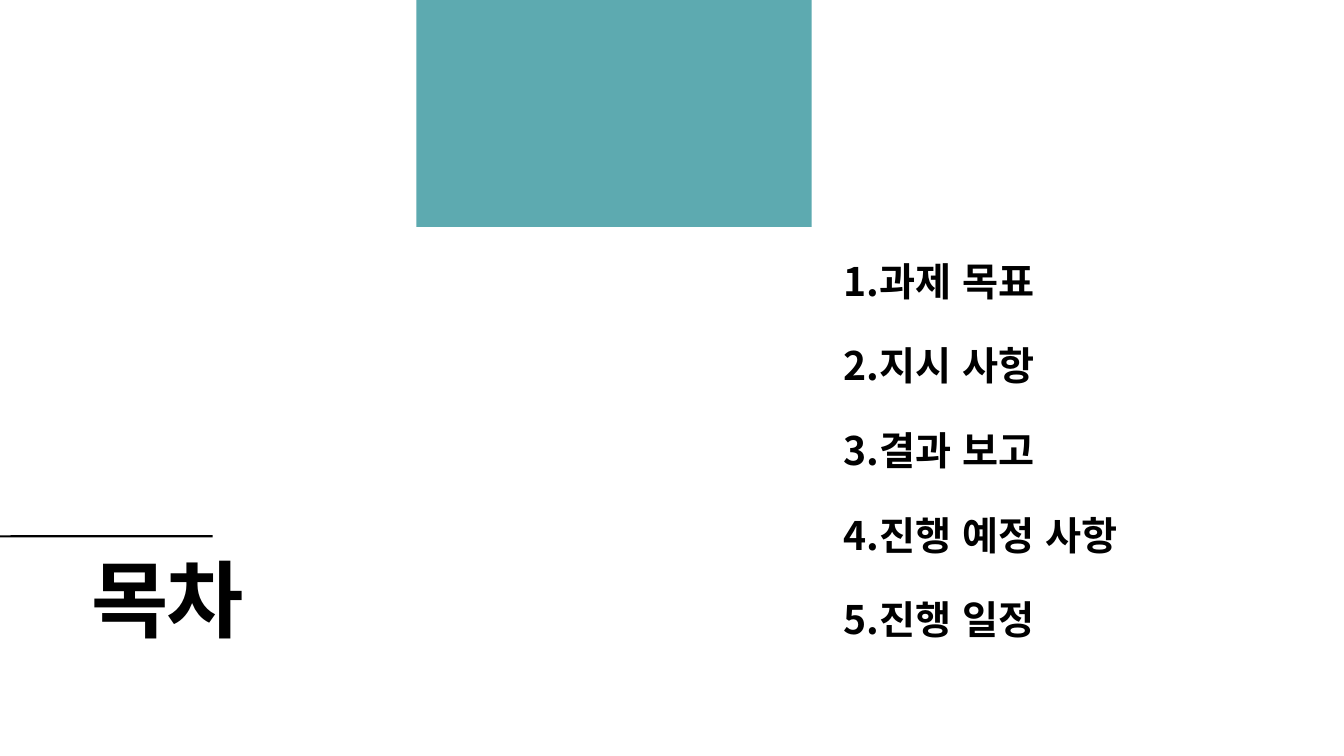
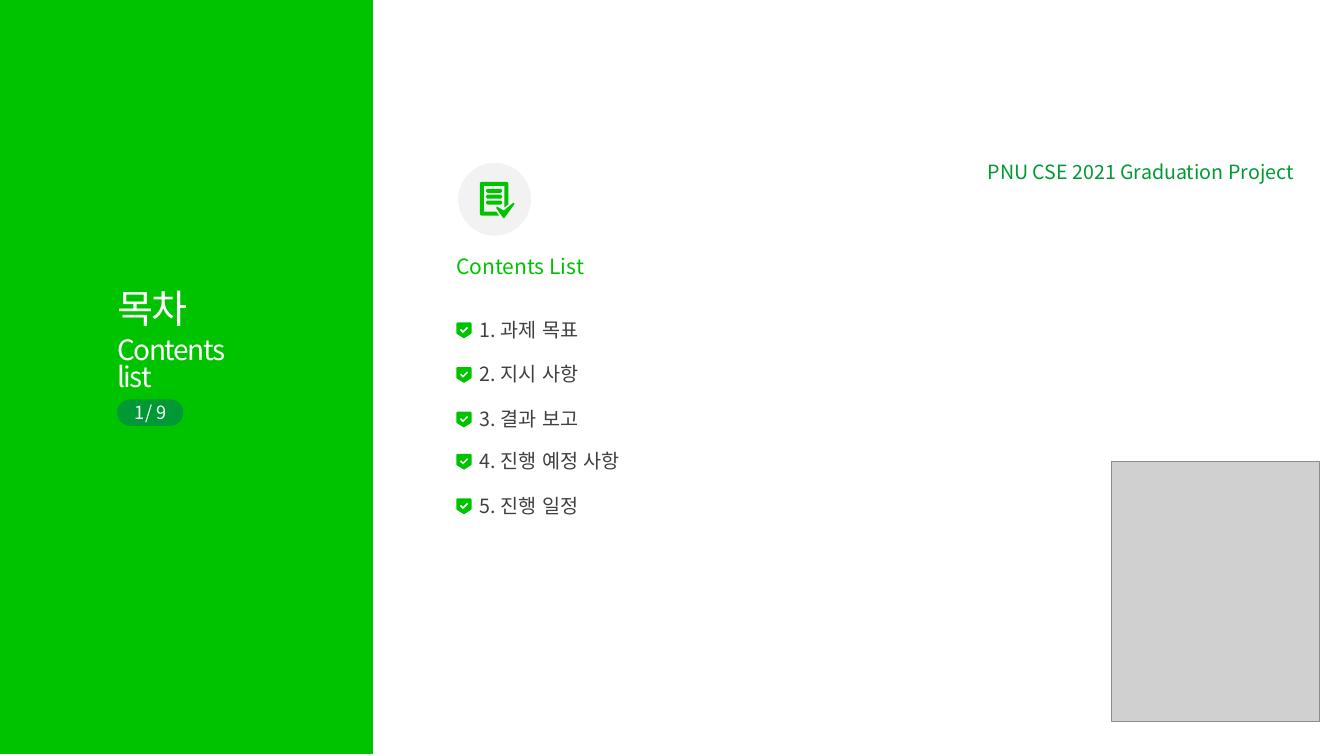
Before and after one commit to TeamPhoneticCode/Report, a slide deck: slide 2 of 2021_졸업과제_1번째_진행보고.pptx. Drawn at 1344x756 pixels with LibreOffice and Linux fonts; fonts in the diff are those of the drawing; grey boxes stand for pictures. Boxes give left, top, right and bottom in pixels: in the first picture for what was removed or moved away, otherwise in the second. Text is boxed around its words. In the diff, an @@ line names an element or a change of style, - is before the commit and + after.

```diff
--- a/2021_졸업과제_1번째_진행보고.pptx
+++ b/2021_졸업과제_1번째_진행보고.pptx
@@ rectangle added at (0,0,373,754), fill #00C300 @@
@@ rectangle removed at (416,0,812,227) @@
@@ text added at (988,163,1293,184), 14 pt, text #009933 @@
+PNU CSE 2021 Graduation Project
@@ group added at (457,161,532,237): 5 freeform shapes, 1 ellipse @@
@@ text added at (456,258,583,275), 15 pt, text #00C300 @@
+Contents List
@@ text removed at (843,263,1117,638) @@
-1.과제 목표
-2.지시 사항
-3.결과 보고
-4.진행 예정 사항
-5.진행 일정
@@ text "목차": place and size @@
-text "목차" at (91,560,243,639)
+text "목차" at (117,290,188,326)
@@ text "목차" at (117,290,188,326): size 60 to 28 pt, font Noto Sans CJK SC to Noto Sans CJK KR, text colour #000000 to #FFFFFF, letter spacing -1.5 to -1 pt, bold off; line spacing 0.9 to 0.8; vertical alignment bottom to top @@
@@ freeform shape added at (457,323,472,339), fill #00C300 @@
@@ text added at (480,320,578,339), 14 pt, text #404040 @@
+1. 과제 목표
@@ text added at (117,339,226,388), 20 pt, text #FFFFFF @@
+Contents
+list
@@ freeform shape added at (457,367,472,383), fill #00C300 @@
@@ text added at (480,364,578,383), 14 pt, text #404040 @@
+2. 지시 사항
@@ rounded rectangle added at (117,399,184,425), fill #009933 @@
@@ text added at (134,405,166,420), 13 pt, text #FFFFFF @@
+1 / 9
@@ freeform shape added at (457,411,472,427), fill #00C300 @@
@@ text added at (480,409,578,428), 14 pt, text #404040 @@
+3. 결과 보고
@@ freeform shape added at (457,454,472,470), fill #00C300 @@
@@ text added at (480,451,620,470), 14 pt, text #404040 @@
+4. 진행 예정 사항
@@ picture added at (1112,462,1320,722) @@
@@ freeform shape added at (457,498,472,514), fill #00C300 @@
@@ text added at (480,496,578,515), 14 pt, text #404040 @@
+5. 진행 일정
@@ line removed from (213, 536) to (0, 536) @@
```
Also in this commit, not shown: 8 other slides changed, 2 slides added, 2 slides removed.
